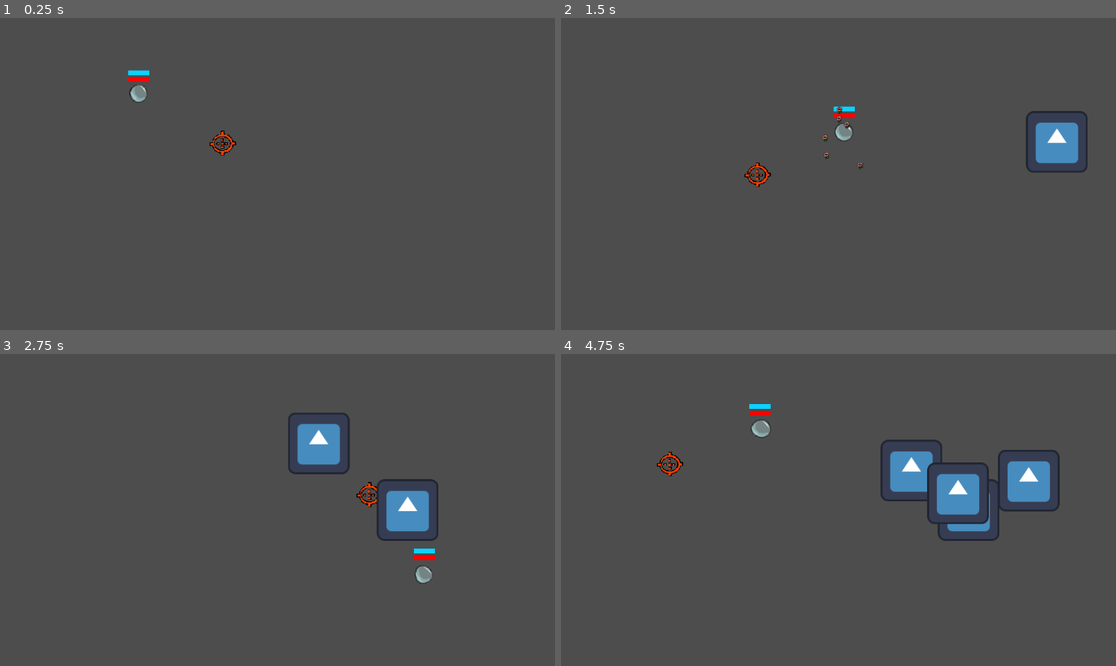
Above: before the commit, frames 1-4 (two rows, left to right).
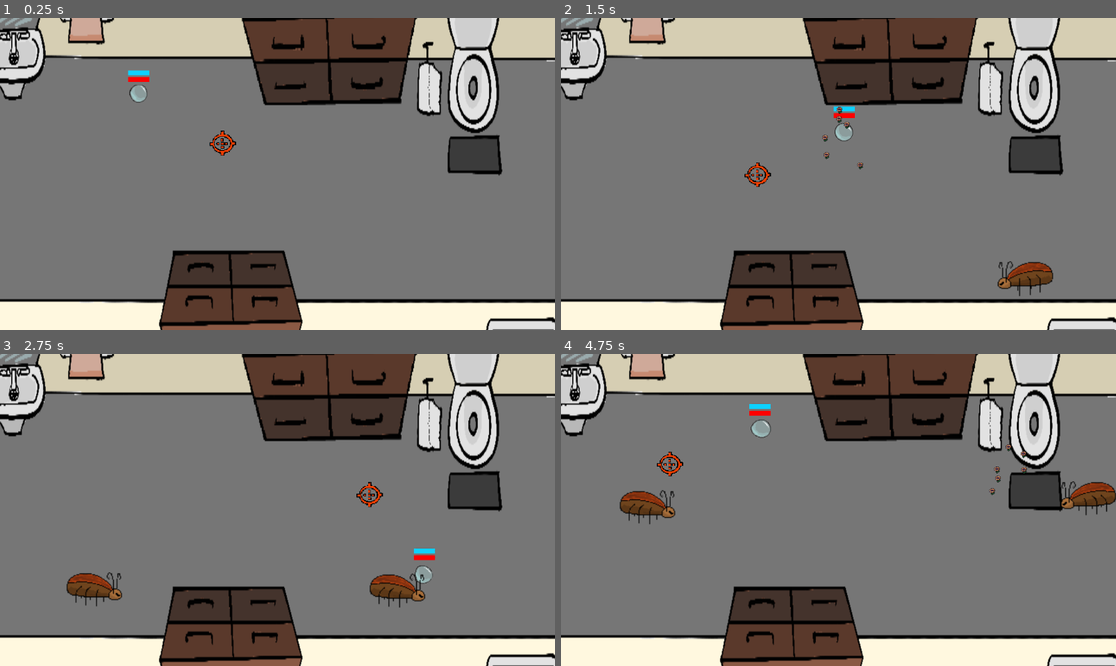
Above: after the commit, the same moments.

Repository: ConnorTamme/Bubble-Power
Game: Godot game, scene res://LevelSceneManager.tscn
Same seed, same stepped clock (60 frames per second), same inputs: the game is played once before the commit and once after it. This scene is started directly instead of the project's main scene. The engine's default icon, where the game draws it, is replaced by a stand-in: a white triangle on a blue panel in a dark square.
Inputs (mouse positions are in pixels of both pictures, inside the frame that each line leads up to):
- Up to frame 1 (0.25 s): no input
- Up to frame 2 (1.5 s): tap Enter at 0.5 s; move the mouse to (960, 158) at 0.52 s; press the mouse at (960, 158) at 0.53 s; hold D (p1_right) 0.53-1.28 s; move the mouse to (727, 189) at 1.27 s; release the mouse at (727, 189) at 1.28 s; hold S (p1_down) from 1.28 s (still down); tap Ctrl (p1_sneak) at 1.35 s
- Up to frame 3 (2.75 s): move the mouse to (333, 441) at 2.02 s; release S (p1_down) at 2.03 s; hold D (p1_right) from 2.03 s (still down); tap Shift (p1_sprint) at 2.1 s
- Up to frame 4 (4.75 s): move the mouse to (810, 572) at 2.77 s; release D (p1_right) at 2.78 s; hold W (p1_up) 2.78-3.53 s; click (810, 572) at 2.85 s; move the mouse to (1005, 556) at 3.52 s; hold A (p1_left) from 3.53 s (still down); tap Ctrl (p1_sneak) at 3.6 s; move the mouse to (672, 463) at 4.27 s; tap Shift (p1_sprint) at 4.35 s

The runs differ from the first frame. In frame 1, 98% of the frame differs, in the area x 0-100%, y 0-100%; in frame 2, 98%; in frame 3, 98%; in frame 4, 98%.

Commit message:
Added a bathroom level with bugs

Diff:
--- a/Enemy1A.gd
+++ b/Enemy1A.gd
@@ -12,6 +12,7 @@
 
 
 func _on_prepare_time_timeout() -> void:
+	super()
 	#$Flipper/Animator.animation = "attack"
 	$AttackTimer.start()
 
@@ -22,5 +23,6 @@
 	#$Flipper/Animator.animation = "recover"
 
 func _on_recover_time_timeout() -> void:
+	super()
 	ai_state = states.READY
 	#$Flipper/Animator.animation = "recover"
--- a/LevelSceneManager.tscn
+++ b/LevelSceneManager.tscn
@@ -1,6 +1,10 @@
-[gd_scene load_steps=2 format=3 uid="uid://bw04f2x7pp6cl"]
+[gd_scene load_steps=5 format=3 uid="uid://bw04f2x7pp6cl"]
 
 [ext_resource type="Script" path="res://level_scene_manager.gd" id="1_wv7s5"]
+[ext_resource type="PackedScene" uid="uid://srxgjkqo1vlc" path="res://level_bathroom.tscn" id="2_slra8"]
+[ext_resource type="PackedScene" uid="uid://m12iblo6r6v0" path="res://upgrade_ui.tscn" id="3_avuqf"]
+[ext_resource type="PackedScene" uid="uid://tdqb1ufd3dg0" path="res://level_sewer.tscn" id="4_1aunr"]
 
 [node name="LevelSceneManager" type="Node"]
 script = ExtResource("1_wv7s5")
+editor_scenes = Array[PackedScene]([ExtResource("2_slra8"), ExtResource("3_avuqf"), ExtResource("4_1aunr"), ExtResource("3_avuqf"), ExtResource("4_1aunr"), ExtResource("3_avuqf"), null])
--- a/enemy_1A.tscn
+++ b/enemy_1A.tscn
@@ -1,7 +1,7 @@
 [gd_scene load_steps=9 format=3 uid="uid://cuimrxqq14qde"]
 
 [ext_resource type="PackedScene" uid="uid://bvetq7ixe7r7f" path="res://enemy.tscn" id="1_52vvt"]
-[ext_resource type="Script" path="res://Boss.gd" id="2_nxo2j"]
+[ext_resource type="Script" path="res://Enemy1A.gd" id="2_koeba"]
 [ext_resource type="Texture2D" uid="uid://tld1loga0giq" path="res://insect.png" id="3_rkpe0"]
 
 [sub_resource type="AtlasTexture" id="AtlasTexture_cb4ob"]
@@ -53,7 +53,10 @@
 }]
 
 [node name="Enemy1A" instance=ExtResource("1_52vvt")]
-script = ExtResource("2_nxo2j")
+script = ExtResource("2_koeba")
+
+[node name="Sprite2D" parent="." index="0"]
+visible = false
 
 [node name="AttackTimer" type="Timer" parent="." index="6"]
 wait_time = 0.85
--- /dev/null
+++ b/level_bathroom.tscn
@@ -0,0 +1,14 @@
+[gd_scene load_steps=4 format=3 uid="uid://srxgjkqo1vlc"]
+
+[ext_resource type="PackedScene" uid="uid://jtbgpgtgcoy3" path="res://main.tscn" id="1_wur5l"]
+[ext_resource type="PackedScene" uid="uid://cuimrxqq14qde" path="res://enemy_1A.tscn" id="2_swn0u"]
+[ext_resource type="Texture2D" uid="uid://c7w7fbg8ubjif" path="res://eau_de_toilet.png" id="2_xg7ss"]
+
+[node name="level_bathroom" instance=ExtResource("1_wur5l")]
+enemy = ExtResource("2_swn0u")
+
+[node name="Background" type="Sprite2D" parent="." index="4"]
+z_index = -1
+position = Vector2(850, 327)
+scale = Vector2(1.3, 2.52)
+texture = ExtResource("2_xg7ss")
--- a/main.gd
+++ b/main.gd
@@ -3,9 +3,11 @@
 #@onready var enemy = preload("res://enemy.tscn")
 @export var enemy: PackedScene
 @export var mob_scene: PackedScene
+@export var endDelay = 2
 var to_spawn = 10
 var killed = 0
 var spawned = 0
+var isWinner: bool
 
 # Called when the node enters the scene tree for the first time.
 func _ready() -> void:
@@ -40,8 +42,19 @@
 
 func _on_player_death() -> void:
 	$MobTimer.stop()
+	isWinner = false
+	$EndTimer/DeathBanner.visible = true
+	$EndTimer.start(endDelay)
 
 func _on_enemy_death() -> void:
 	killed += 1
 	if killed == to_spawn:
+		isWinner = true
+		$EndTimer/VictoryBanner.visible = true
+		$EndTimer.start(endDelay)
+
+func _on_end_timer_timeout() -> void:
+	if(isWinner):
 		GlobalSignals.nextScene.emit()
+	else:
+		get_tree().change_scene_to_file("res://start_screen.tscn")
--- a/main.tscn
+++ b/main.tscn
@@ -1,9 +1,10 @@
-[gd_scene load_steps=6 format=3 uid="uid://jtbgpgtgcoy3"]
+[gd_scene load_steps=7 format=3 uid="uid://jtbgpgtgcoy3"]
 
 [ext_resource type="Script" path="res://main.gd" id="1_5jfyn"]
 [ext_resource type="PackedScene" uid="uid://txylmowsjix5" path="res://player.tscn" id="1_foxcj"]
-[ext_resource type="PackedScene" uid="uid://cuimrxqq14qde" path="res://enemy_1A.tscn" id="2_mpxcn"]
 [ext_resource type="PackedScene" uid="uid://bvetq7ixe7r7f" path="res://enemy.tscn" id="2_xxjoi"]
+[ext_resource type="PackedScene" uid="uid://cra3lusqpetg6" path="res://VictoryBanner.tscn" id="5_44vrk"]
+[ext_resource type="PackedScene" uid="uid://dh8ou8c0xevm4" path="res://DeathBanner.tscn" id="6_mp7xb"]
 
 [sub_resource type="Curve2D" id="Curve2D_wpeb3"]
 _data = {
@@ -13,7 +14,7 @@
 
 [node name="main" type="Node2D"]
 script = ExtResource("1_5jfyn")
-enemy = ExtResource("2_mpxcn")
+enemy = ExtResource("2_xxjoi")
 mob_scene = ExtResource("2_xxjoi")
 
 [node name="Player" parent="." instance=ExtResource("1_foxcj")]
@@ -32,5 +33,21 @@
 [node name="EndTimer" type="Timer" parent="."]
 wait_time = 3.0
 
+[node name="VictoryBanner" parent="EndTimer" instance=ExtResource("5_44vrk")]
+visible = false
+offset_left = 220.0
+offset_top = 175.0
+offset_right = 605.0
+offset_bottom = 275.0
+scale = Vector2(2, 2)
+
+[node name="DeathBanner" parent="EndTimer" instance=ExtResource("6_mp7xb")]
+visible = false
+offset_left = 162.0
+offset_top = 176.0
+offset_right = 570.0
+offset_bottom = 276.0
+scale = Vector2(2, 2)
+
 [connection signal="timeout" from="MobTimer" to="." method="_on_mob_timer_timeout"]
 [connection signal="timeout" from="EndTimer" to="." method="_on_end_timer_timeout"]
